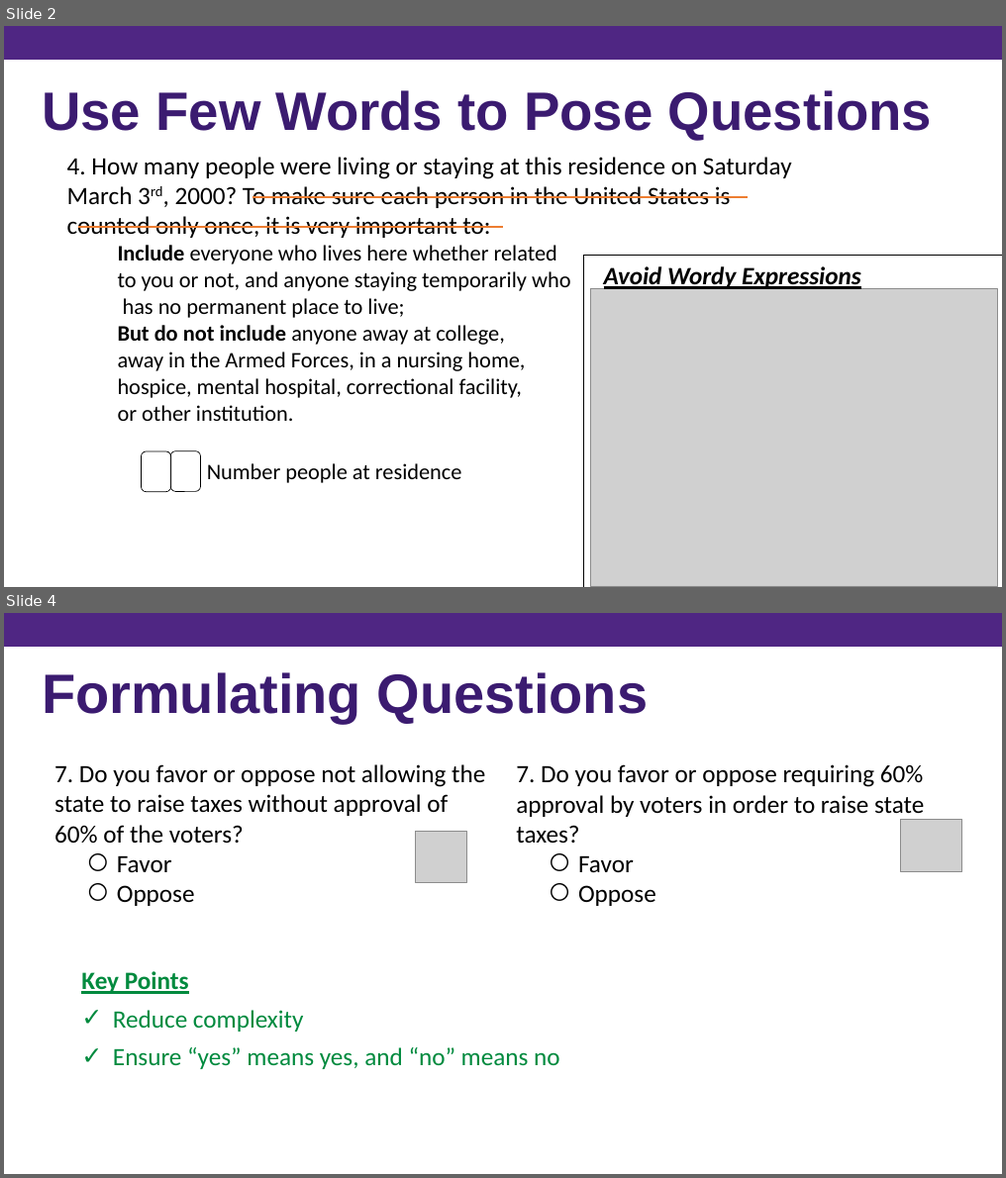
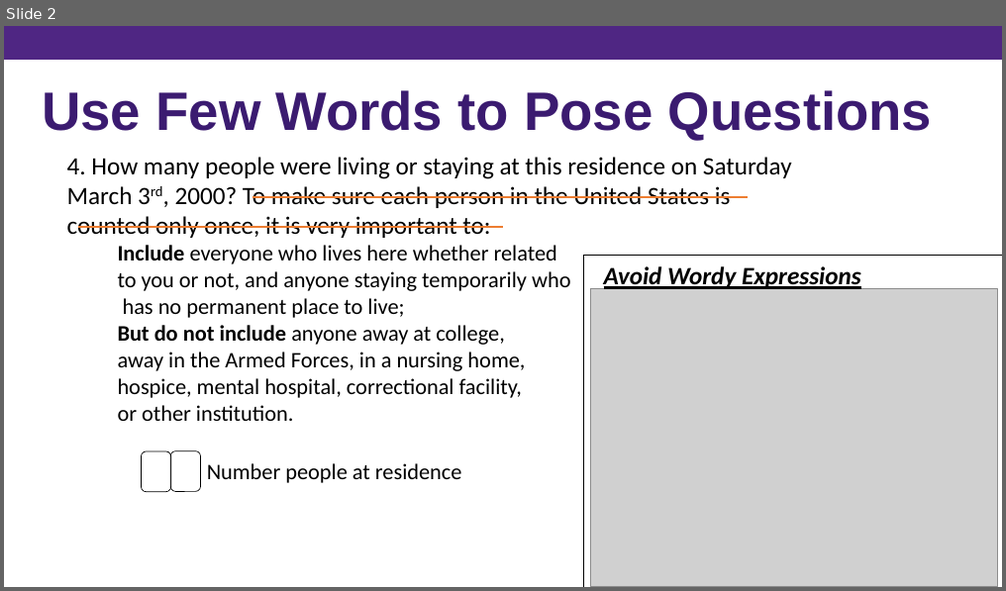
Before and after one commit to kpuka/SIMAH, a slide deck: images/posts/survey_design/Survey Design (PowerPoint) - Copy.pptx. Shown one above the other, each under a label of ours: slides 2 and 4 before the commit, slide 2 after it; the slides between them are not shown. The pictures are 1006x1178 and 1006x591 pixels, drawn with LibreOffice and Linux fonts; fonts in the diff are those of the drawing; grey boxes stand for pictures. Boxes give left, top, right and bottom in pixels: in the first picture for what was removed or moved away, otherwise in the second. Text is boxed around its words. In the diff, an @@ line names an element or a change of style, - is before the commit and + after.

```diff
--- a/images/posts/survey_design/Survey Design (PowerPoint) - Copy.pptx
+++ b/images/posts/survey_design/Survey Design (PowerPoint) - Copy.pptx
@@ slide 4 removed at (x1=4, y1=613, x2=1002, y2=1174), background #FFFFFF @@
@@ rectangle removed at (x1=4, y1=613, x2=1002, y2=647) @@
@@ text removed at (x1=42, y1=672, x2=648, y2=723) @@
-Formulating Questions
@@ text removed at (x1=54, y1=764, x2=485, y2=906) @@
-7. Do you favor or oppose not allowing the state to raise taxes without approval of 60% of the voters?
-⃝ Favor
-⃝ Oppose
@@ text removed at (x1=516, y1=764, x2=924, y2=906) @@
-7. Do you favor or oppose requiring 60% approval by voters in order to raise state taxes?
-⃝ Favor
-⃝ Oppose
@@ picture removed at (x1=900, y1=819, x2=961, y2=871) @@
@@ picture removed at (x1=415, y1=832, x2=466, y2=882) @@
@@ text removed at (x1=81, y1=971, x2=560, y2=1069) @@
-Key Points
-✓ Reduce complexity
-✓ Ensure “yes” means yes, and “no” means no
@@ rectangle removed at (x1=4, y1=1102, x2=1002, y2=1174) @@
```
Also in this commit, not shown: 6 other slides removed, 15 other files.
